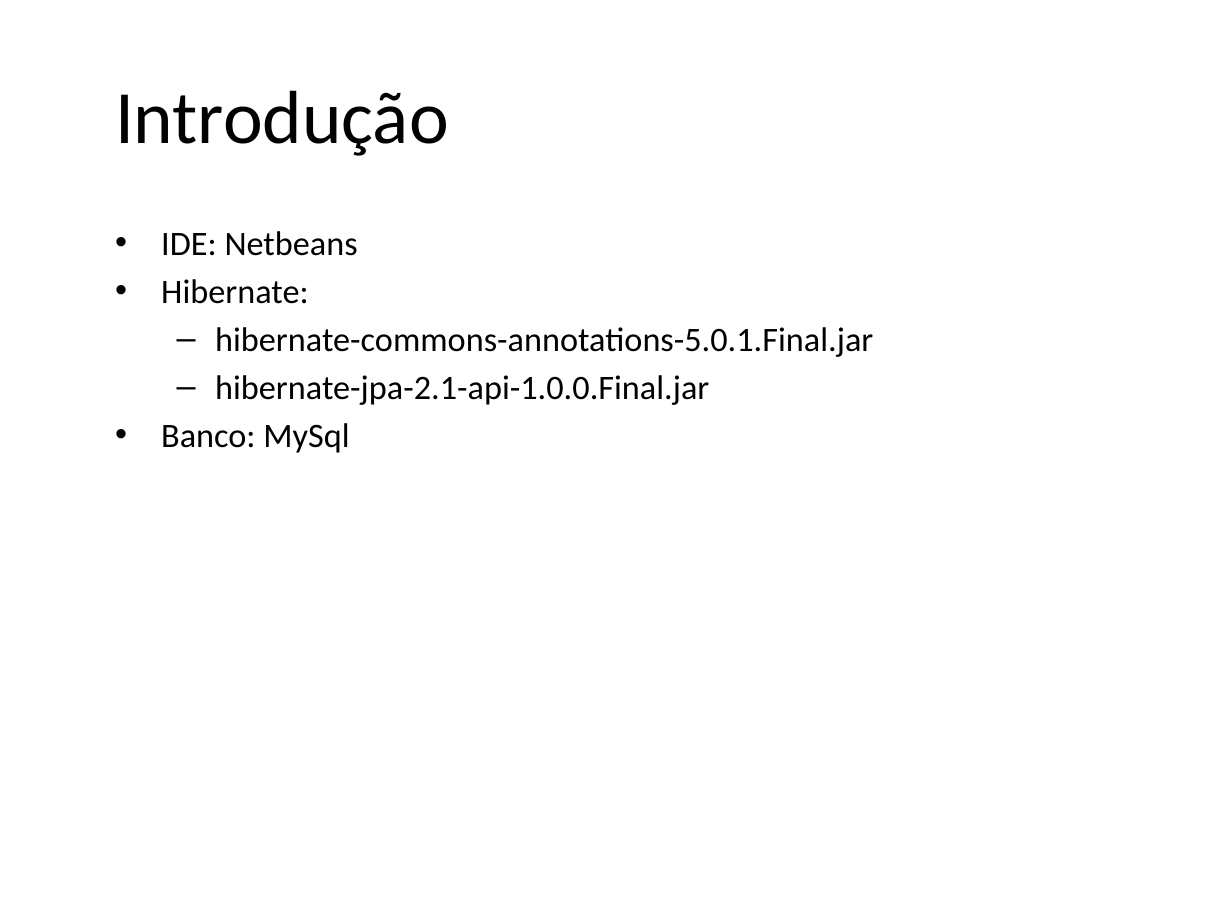
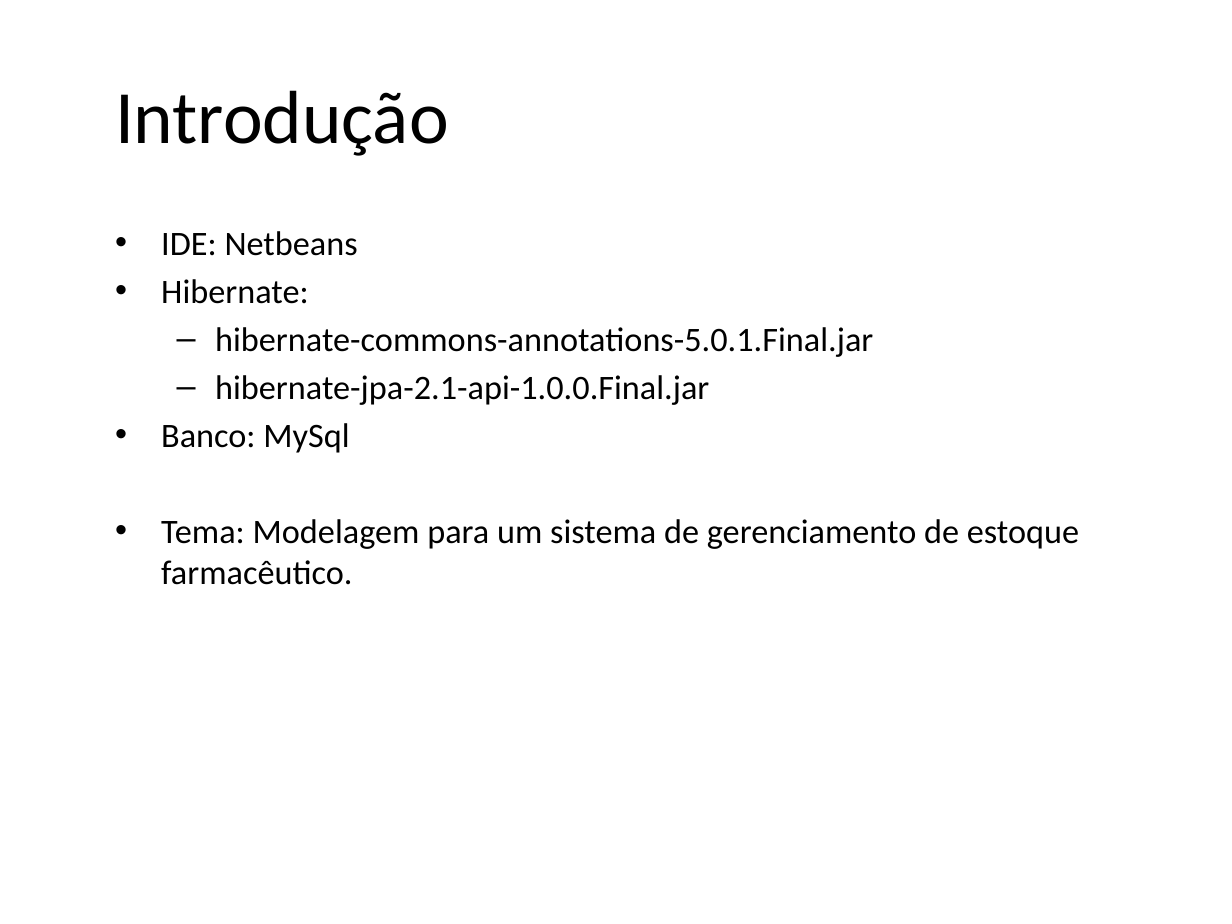
Before and after one commit to ViniciusAudibert/farmacia-aula-unisinos, a slide deck: slide 3 of apresentacao ga bd 2.pptx. Drawn at 1232x924 pixels with LibreOffice and Linux fonts; fonts in the diff are those of the drawing; background and template pictures are left out. Boxes give left, top, right and bottom in pixels: in the first picture for what was removed or moved away, otherwise in the second. Text is boxed around its words. In the diff, an @@ line names an element or a change of style, - is before the commit and + after.

Commit message:
Adicionar descrição no slide de Introdução.

```diff
--- a/apresentacao ga bd 2.pptx
+++ b/apresentacao ga bd 2.pptx
@@ text at box(161, 519, 1079, 585): paragraph added @@
+• Tema: Modelagem para um sistema de gerenciamento de estoque farmacêutico.
```
